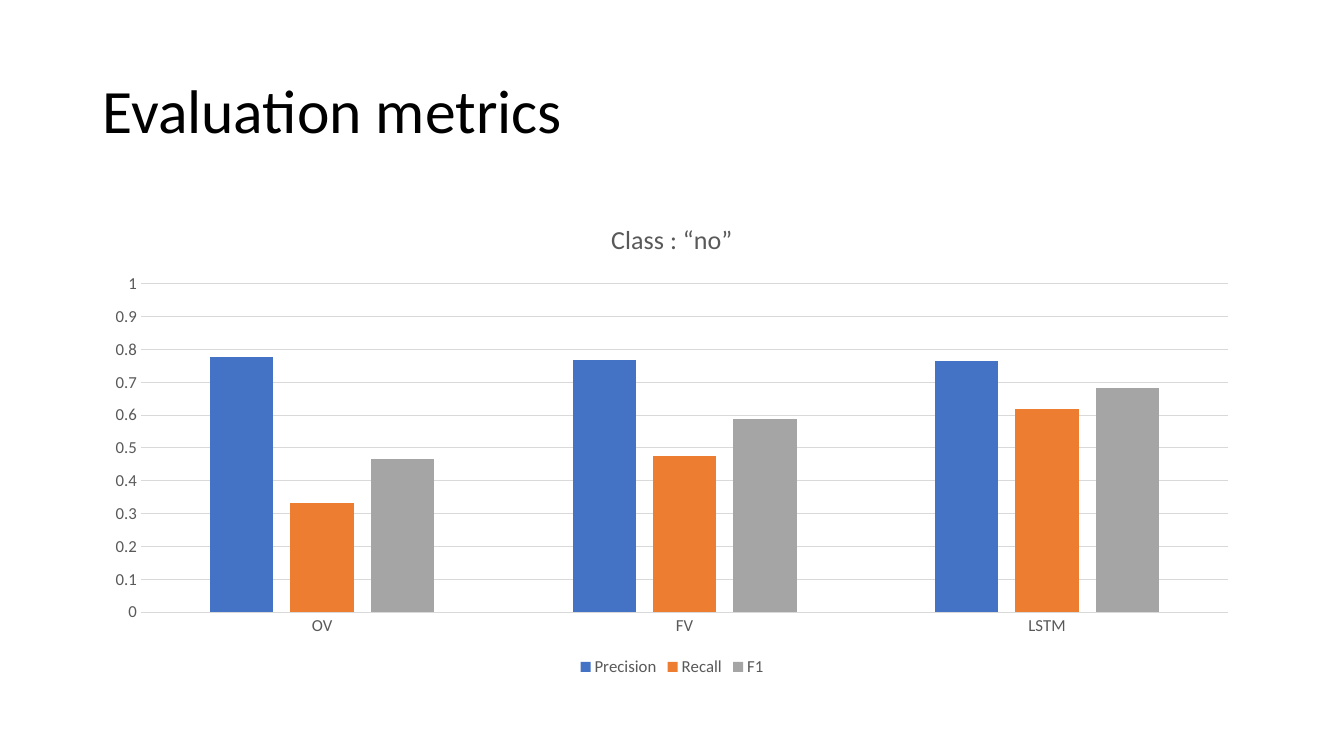
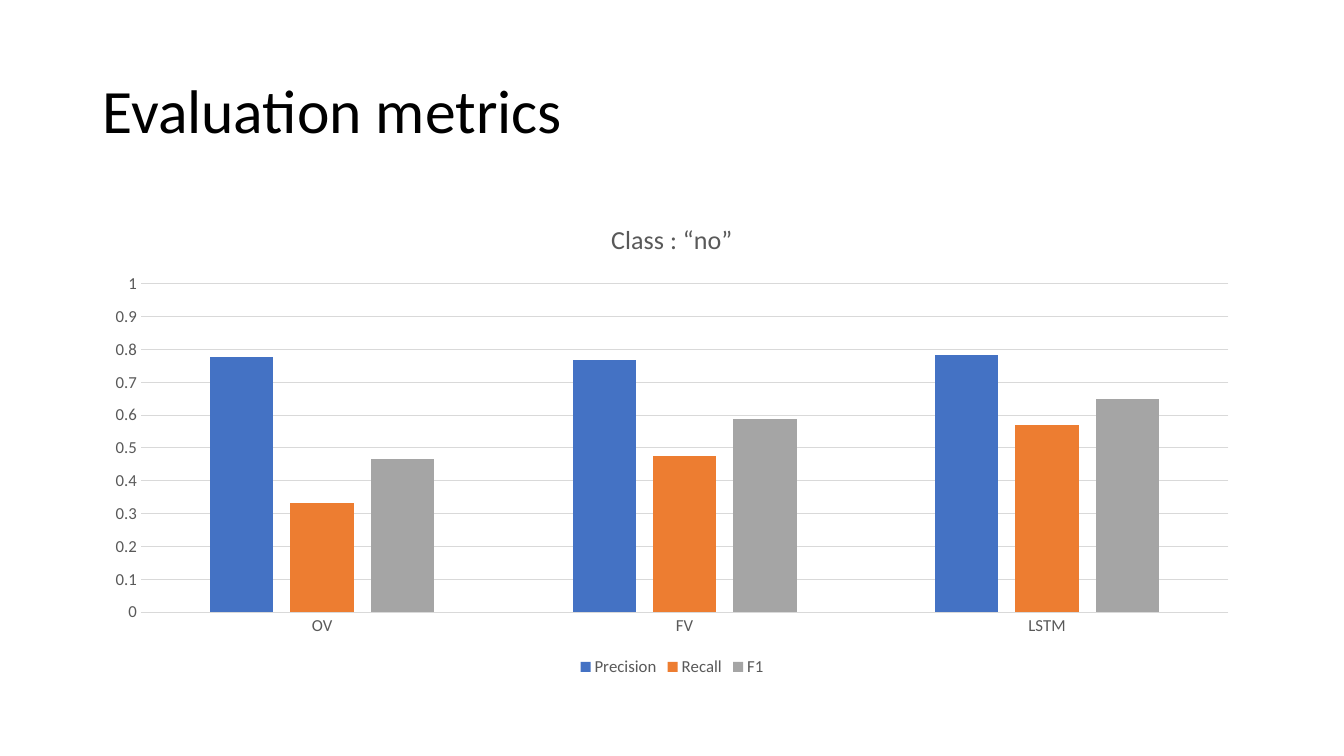
Before and after one commit to elysio2/comp472-a3, a slide deck: slide 5 of Demo_A3_40051654.pptx. Drawn at 1344x756 pixels with LibreOffice and Linux fonts; fonts in the diff are those of the drawing. Boxes give left, top, right and bottom in pixels: in the first picture for what was removed or moved away, otherwise in the second. Text is boxed around its words. In the diff, an @@ line names an element or a change of style, - is before the commit and + after.

Commit message:
lstm and demo

```diff
--- a/Demo_A3_40051654.pptx
+++ b/Demo_A3_40051654.pptx
@@ column chart at box(93, 202, 1252, 682) @@
@@ Precision, LSTM: 0.76 to 0.78 @@
@@ Recall, LSTM: 0.62 to 0.57 @@
@@ F1, LSTM: 0.68 to 0.65 @@
```
Also in this commit, not shown: 3 other slides changed, 2 slides added, 11 other files.
